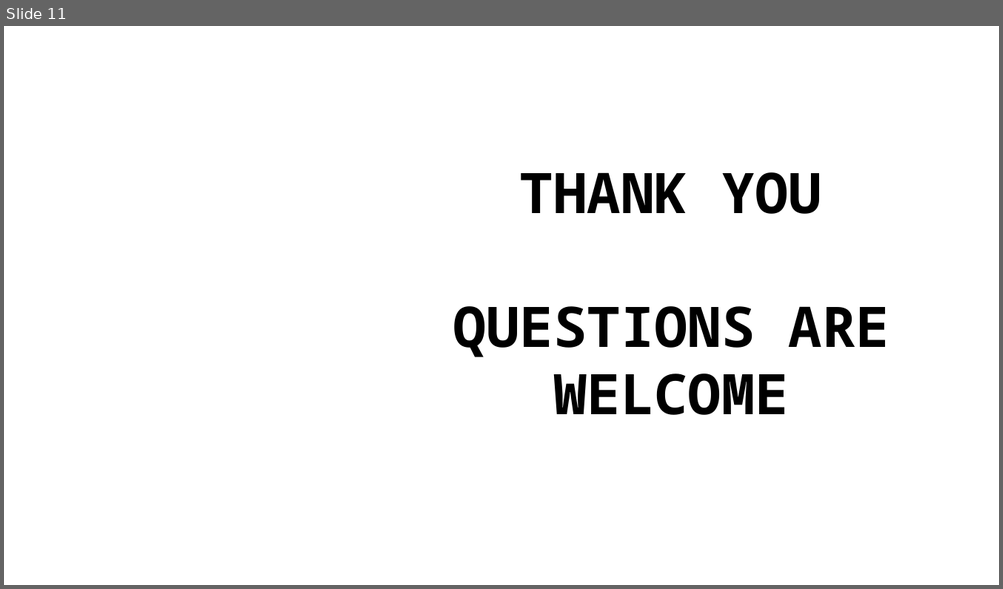
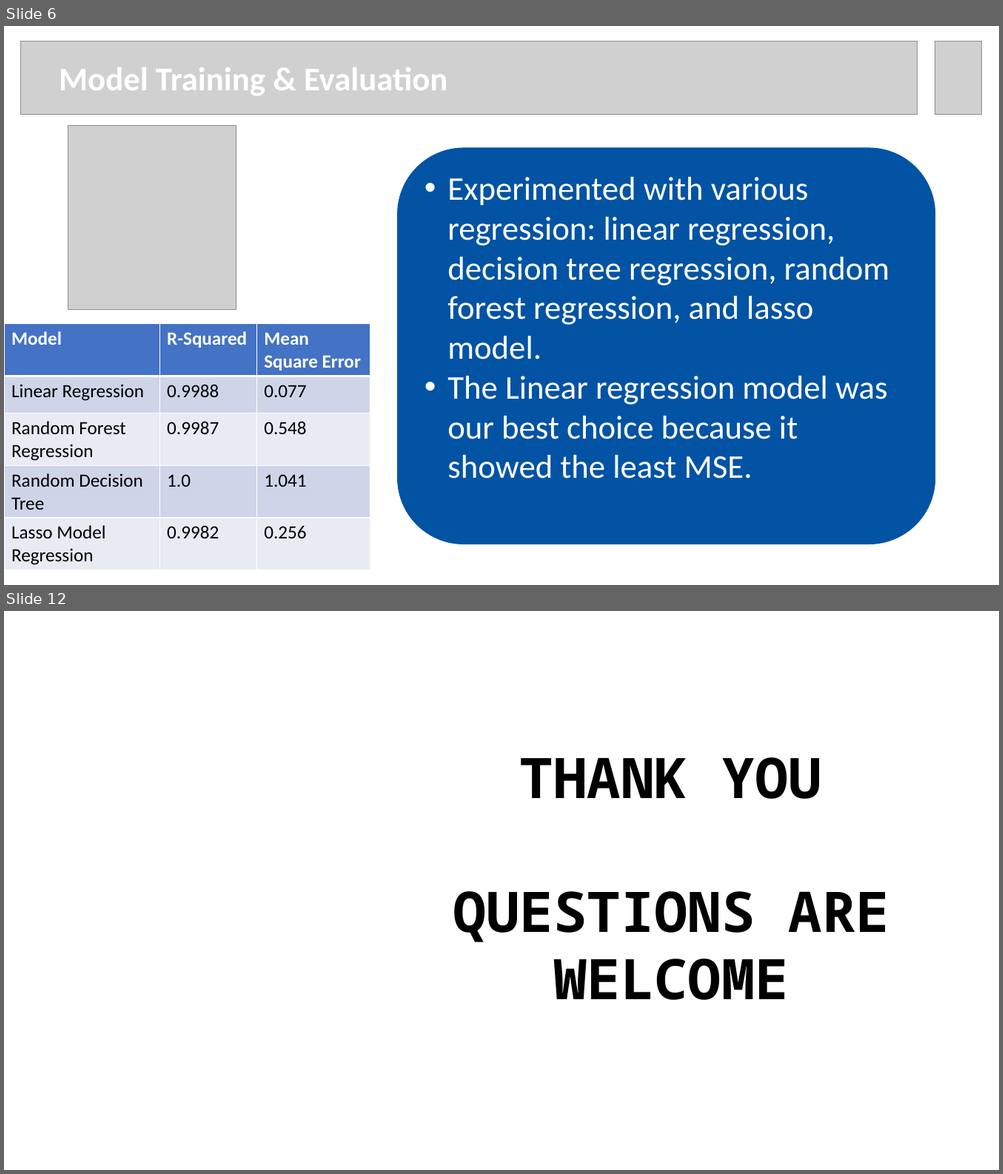
Before and after one commit to rmertoztop/project_4, a slide deck: Resources/NBA Project PPT.pptx. Shown one above the other, each under a label of ours: slide 11 before the commit, slides 6 and 12 after it; the slides between them are not shown. The pictures are 1003x589 and 1003x1174 pixels, drawn with LibreOffice and Linux fonts; fonts in the diff are those of the drawing; grey boxes stand for pictures; background and template pictures are left out. Boxes give left, top, right and bottom in pixels: in the first picture for what was removed or moved away, otherwise in the second. Text is boxed around its words. In the diff, an @@ line names an element or a change of style, - is before the commit and + after.

```diff
--- a/Resources/NBA Project PPT.pptx
+++ b/Resources/NBA Project PPT.pptx
@@ slide 6 added at box(4, 26, 999, 585), background #FFFFFF @@
@@ picture added at box(21, 41, 917, 114) @@
@@ picture added at box(935, 41, 982, 114) @@
@@ text added at box(59, 67, 447, 96), 32 pt, text #FFFFFF, bold @@
+Model Training & Evaluation
@@ picture added at box(68, 125, 236, 309) @@
@@ rounded rectangle added at box(398, 148, 935, 545), fill #0253A4, outline #0253A4 1 pt, 32 pt, text #FFFFFF @@
+• Experimented with various regression: linear regression, decision tree regression, random forest regression, and lasso model.
+• The Linear regression model was our best choice because it showed the least MSE.
@@ table added at box(4, 324, 370, 571), 5 rows, 3 columns @@
+Model | R-Squared | Mean Square Error
+Linear Regression | 0.9988 | 0.077
+Random Forest Regression | 0.9987 | 0.548
+Random Decision Tree | 1.0 | 1.041
+Lasso Model Regression | 0.9982 | 0.256
@@ what was slide 11 is now slide 12 @@
```
Also in this commit, not shown: 5 slides changed, 5 other slides added, 5 slides removed, 2 other files.
